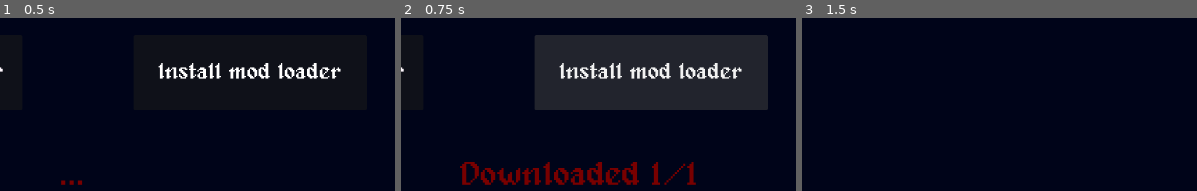
Above: before the commit, frames 1-3 (left to right).
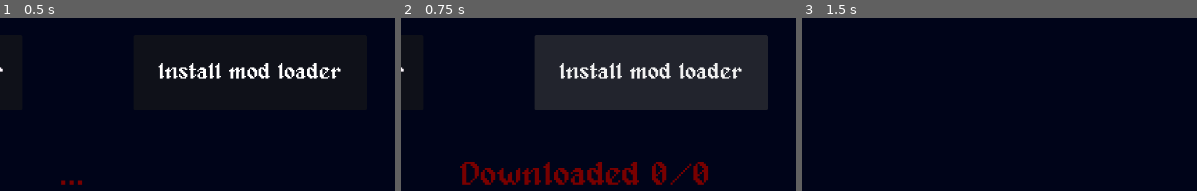
Above: after the commit, the same moments.

Repository: olvior/bloodthief-mod-loader
Game: Godot game, scene res://main.tscn
The game is run twice, just before and just after one commit, with the same random seed, the same clock (stepped at 60 frames per second) and the same inputs.
Inputs:
- Up to frame 1 (0.5 s): no input
- Up to frame 2 (0.75 s): click "Install mod loader" at 0.5 s
- Up to frame 3 (1.5 s): click "Mods" at 1.25 s
The pictures show only the part of the screen within x 39-89%, y 50-100%; the shares and areas given below are measured in that part.

Frame 1 is identical in both runs. In frame 2, 0.9% of the frame differs, in the area x 63-78%, y 83-97%; in frame 3, nothing differs.
Error before the commit: Invalid type in function 'unzip' in base 'Control (manager.gd)'. Cannot convert argument 2 from Nil to String. (res://manager.gd:59)
Error after the commit: Invalid operands 'Nil' and 'String' in operator '+'. (res://manager.gd:55)

Commit message:
Fixed installation problems

Diff:
--- a/bt_mod_loader_installer/manager.gd
+++ b/bt_mod_loader_installer/manager.gd
@@ -52,6 +52,8 @@
 	out_of = 0
 
 	error_label.text = "Downloaded " + str(n_of_downloads) + "/" + str(out_of)
+	DirAccess.make_dir_absolute(main.path + "/mods")
+	DirAccess.make_dir_absolute(main.path + "/mods-unpacked")
 	download(loader_download_url, "user://mod_loader.zip")
 
 
--- a/bt_mod_loader_installer/manager_scene.tscn
+++ b/bt_mod_loader_installer/manager_scene.tscn
@@ -15,7 +15,7 @@
 [node name="FileDialog" type="FileDialog" parent="."]
 title = "Open a File"
 initial_position = 3
-size = Vector2i(1304, 175)
+size = Vector2i(1304, 180)
 current_screen = 0
 ok_button_text = "Open"
 dialog_hide_on_ok = true
